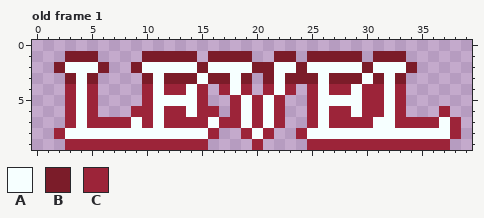
Edited in one commit: pixel-art file (sprites/level.aseprite). Above is the file before it was changed.
40x10 pixels, 1 frame. Shown: old frame 1.
Visible layers, top first: "Outer", "Inner".
Palette (. is transparent): A #f6ffff  B #7b1c29  C #9c2439
Pixels before, old frame 1, first column x 2:
 1 .BBB....BBBBB.BBBB..BB.BBBBB.BBB.....
 2 BAAAB..BAAAAABAAAABBAABAAAAABAAAB....
 3 .BAB....BABBBABBAB.BABBBABBBABAB.....
 4 .CAC....CACCAC.CAC.CAC.CACCACCAC.....
 5 .CAC....CAAAAC..CACAC..CAAAACCAC.....
 6 .CAC...CCACCACC.CACAC..CACCACCAC...C.
 7 .CACCCCACACCCCACCACAC..CACCCCAACCCCAC
 8 CAAAAAAAAAAAAAC..CAC..CAAAAAAAAAAAAAC
 9 .CCCCCCCCCCCCC....C....CCCCCCCCCCCCC.
The same view after the edit:
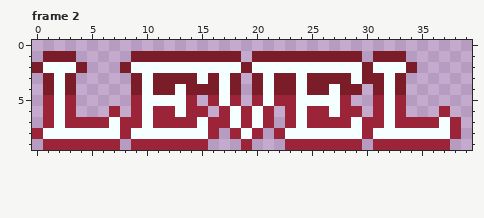
A new or re-ordered frame is compared with the old frame closest to it.
From old to new:
{"change": "frames 1 -> 2"}
{"where": "frame 2 is new; against old frame 1, layers \"Outer\", \"Inner\""}
{"frame":2,"y":1,"x":1,"old":"..","new":"BB"}
{"frame":2,"y":1,"x":4,"old":"BB","new":".."}
{"frame":2,"y":1,"x":9,"old":".","new":"B"}
{"frame":2,"y":1,"x":15,"old":".","new":"B"}
{"frame":2,"y":1,"x":19,"old":"B..","new":".BB"}
{"frame":2,"y":1,"x":24,"old":".","new":"B"}
{"frame":2,"y":2,"x":0,"old":"..B","new":"BAA"}
{"frame":2,"y":2,"x":4,"old":"AAB","new":"B.."}
{"frame":2,"y":2,"x":8,"old":".B","new":"BA"}
{"frame":2,"y":2,"x":15,"old":"B","new":"A"}
{"frame":2,"y":2,"x":19,"old":"ABB","new":"BAA"}
{"frame":2,"y":2,"x":24,"old":"B","new":"A"}
{"frame":2,"y":3,"x":1,"old":"..","new":"BA"}
{"frame":2,"y":3,"x":4,"old":"AB","new":".."}
{"frame":2,"y":3,"x":9,"old":".BA","new":"BAB"}
{"frame":2,"y":3,"x":17,"old":"BAB.BA","new":"AB.BAB"}
{"frame":2,"y":3,"x":24,"old":"B","new":"A"}
{"frame":2,"y":3,"x":26,"old":"A","new":"B"}
{"frame":2,"y":3,"x":29,"old":"BA","new":"AB"}
{"frame":2,"y":4,"x":1,"old":"..CAC","new":"BAB.."}
{"frame":2,"y":4,"x":9,"old":".CACCAC.CAC.CAC.CACCACC","new":"BABBABBBAB.BABBABBABB.B"}
{"frame":2,"y":4,"x":33,"old":"C","new":"B"}
{"frame":2,"y":5,"x":1,"old":"..","new":"CA"}
{"frame":2,"y":5,"x":4,"old":"AC","new":".."}
{"frame":2,"y":5,"x":9,"old":".C","new":"CA"}
{"frame":2,"y":5,"x":14,"old":"AC..","new":"C.CA"}
{"frame":2,"y":5,"x":19,"old":"A","new":"."}
{"frame":2,"y":5,"x":23,"old":"..C","new":"CAA"}
{"frame":2,"y":5,"x":28,"old":"AAC","new":"C.."}
{"frame":2,"y":6,"x":1,"old":"..","new":"CA"}
{"frame":2,"y":6,"x":4,"old":"AC","new":".."}
{"frame":2,"y":6,"x":7,"old":".","new":"C"}
{"frame":2,"y":6,"x":10,"old":"CA","new":"AC"}
{"frame":2,"y":6,"x":13,"old":"CA","new":"AC"}
{"frame":2,"y":6,"x":16,"old":"C.CACAC..","new":".CACAC.CA"}
{"frame":2,"y":6,"x":26,"old":"AC","new":"CA"}
{"frame":2,"y":6,"x":29,"old":"AC","new":"C."}
{"frame":2,"y":7,"x":1,"old":"..","new":"CA"}
{"frame":2,"y":7,"x":4,"old":"A","new":"C"}
{"frame":2,"y":7,"x":7,"old":"C","new":"A"}
{"frame":2,"y":7,"x":9,"old":"ACA","new":"CAC"}
{"frame":2,"y":7,"x":15,"old":"CA","new":"AC"}
{"frame":2,"y":7,"x":18,"old":"CACAC..","new":"ACAC.CA"}
{"frame":2,"y":7,"x":26,"old":"A","new":"C"}
{"frame":2,"y":7,"x":29,"old":"C","new":"A"}
{"frame":2,"y":7,"x":31,"old":"A","new":"C"}
{"frame":2,"y":8,"x":0,"old":"..C","new":"CAA"}
{"frame":2,"y":8,"x":8,"old":"A","new":"C"}
{"frame":2,"y":8,"x":18,"old":".CAC..C","new":"CAC.CAA"}
{"frame":2,"y":8,"x":30,"old":"A","new":"C"}
{"frame":2,"y":9,"x":1,"old":"..","new":"CC"}
{"frame":2,"y":9,"x":8,"old":"C","new":"."}
{"frame":2,"y":9,"x":19,"old":".C","new":"C."}
{"frame":2,"y":9,"x":23,"old":"..","new":"CC"}
{"frame":2,"y":9,"x":30,"old":"C","new":"."}
